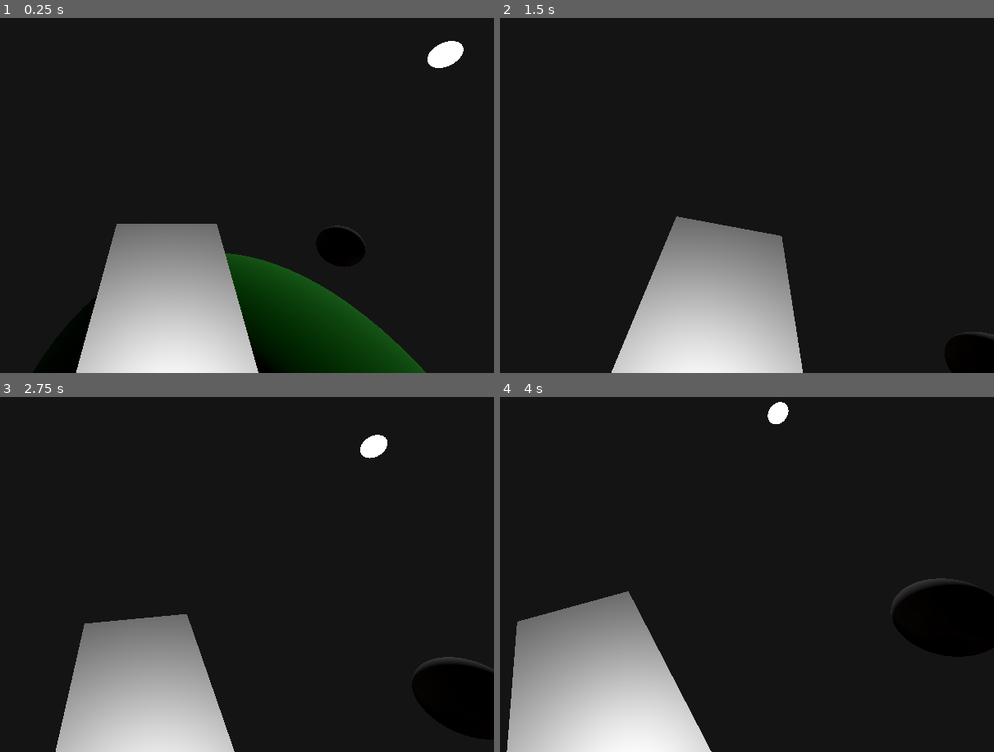
Above: before the commit, frames 1-4 (two rows, left to right).
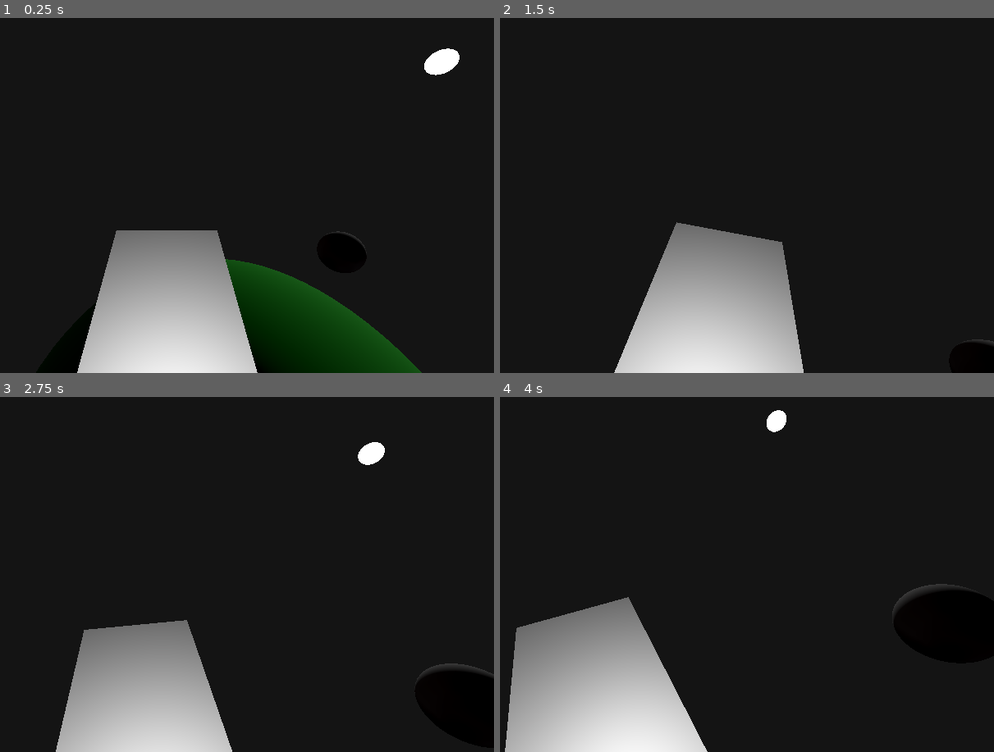
Above: after the commit, the same moments.

Repository: AcctForJudge/Planetary-Gravity-Simulation
Game: Godot game, scene res://Universe/universe.tscn
The game is run twice, just before and just after one commit, with the same random seed, the same clock (stepped at 60 frames per second) and the same inputs.
Inputs (mouse positions are in pixels of both pictures, inside the frame that each line leads up to):
- Up to frame 1 (0.25 s): no input
- Up to frame 2 (1.5 s): tap Enter at 0.5 s; move the mouse to (702, 188) at 0.52 s; hold W (forward) from 0.53 s (still down); tap H (hide) at 0.6 s; click (702, 188) at 0.67 s; move the mouse to (633, 191) at 1.27 s; tap P (play) at 1.35 s
- Up to frame 3 (2.75 s): keep holding W (forward); tap Space (up) at 2 s; move the mouse to (182, 560) at 2.02 s; tap V (view_mode) at 2.1 s
- Up to frame 4 (4 s): keep holding W (forward); move the mouse to (658, 574) at 2.77 s; tap H (hide) at 2.85 s; click (658, 574) at 2.92 s; move the mouse to (717, 570) at 3.52 s; tap P (play) at 3.6 s

The runs differ from the first frame. In frame 1, 1.5% of the frame differs, in the area x 15-94%, y 6-100%; in frame 2, 0.7%; in frame 3, 1.0%; in frame 4, 1.3%.

Commit message:
minor change to spaceship

Diff:
--- a/SpaceShip/spaceship.tscn
+++ b/SpaceShip/spaceship.tscn
@@ -31,7 +31,7 @@
 transform = Transform3D(1, 0, 0, 0, 0.99999994, 0, 0, 0, 0.99999994, 0, 2.667367, 1.8801417)
 
 [node name="Head" type="Node3D" parent="Cam"]
-transform = Transform3D(1, 0, 0, 0, 0.85405046, 0.52018994, 0, -0.52019006, 0.85405046, 0, 0, 0)
+transform = Transform3D(1, 0, 0, 0, 0.8660253, 0.49999994, 0, -0.49999997, 0.86602527, 0, 0, 0)
 
 [node name="Camera3D" type="Camera3D" parent="Cam/Head"]
 transform = Transform3D(1, 0, 7.450581e-09, 0, 1.0000001, 2.9802322e-08, 0, 0, 1.0000002, -0.008874863, 0.111249566, -0.20810175)
